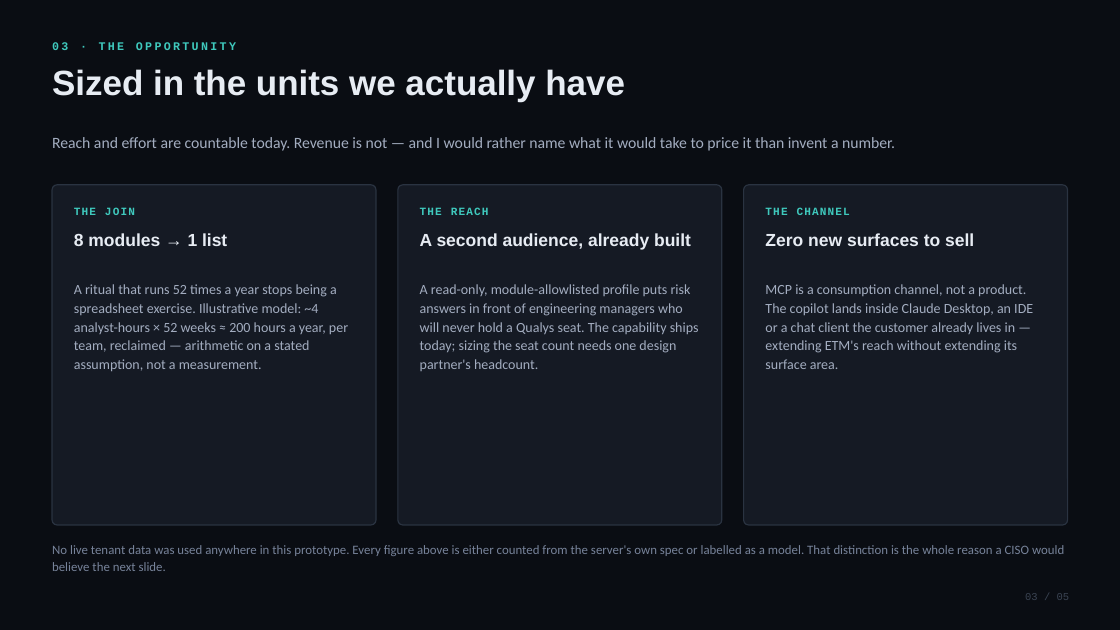
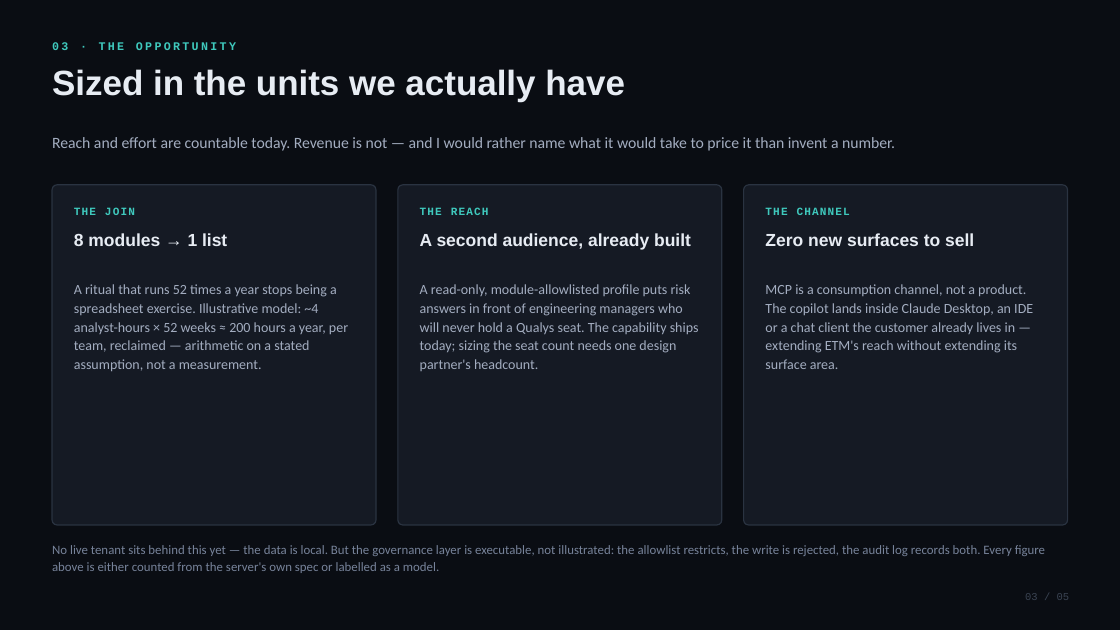
Before and after one commit to mayukhg/qualys-mcp-app, a slide deck: slide 3 of portfolio/risk-copilot-pitch-5.pptx. Drawn at 1120x630 pixels with LibreOffice and Linux fonts; fonts in the diff are those of the drawing. Boxes give left, top, right and bottom in pixels: in the first picture for what was removed or moved away, otherwise in the second. Text is boxed around its words. In the diff, an @@ line names an element or a change of style, - is before the commit and + after.

```diff
--- a/portfolio/risk-copilot-pitch-5.pptx
+++ b/portfolio/risk-copilot-pitch-5.pptx
@@ text at (52, 545, 1045, 573): text changed @@
-No live tenant data was used anywhere in this prototype. Every figure above is either counted from the server's own spec or labelled as a model. That distinction is the whole reason a CISO would believe the next slide.
+No live tenant sits behind this yet — the data is local. But the governance layer is executable, not illustrated: the allowlist restricts, the write is rejected, the audit log records both. Every figure above is either counted from the server's own spec or labelled as a model.
```
Also in this commit, not shown: 2 other slides changed, 7 other files.
